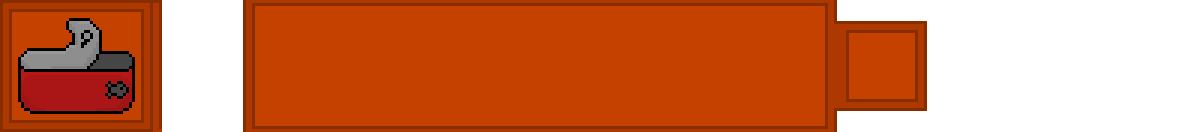
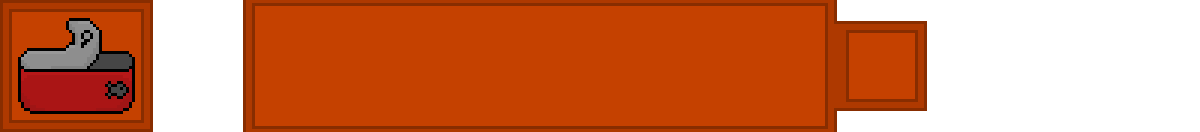
Before/after of a 1200×132 layered artwork. What changed in the layer stack:
painted on "CurencyBox" over [153, 0, 162, 132]
